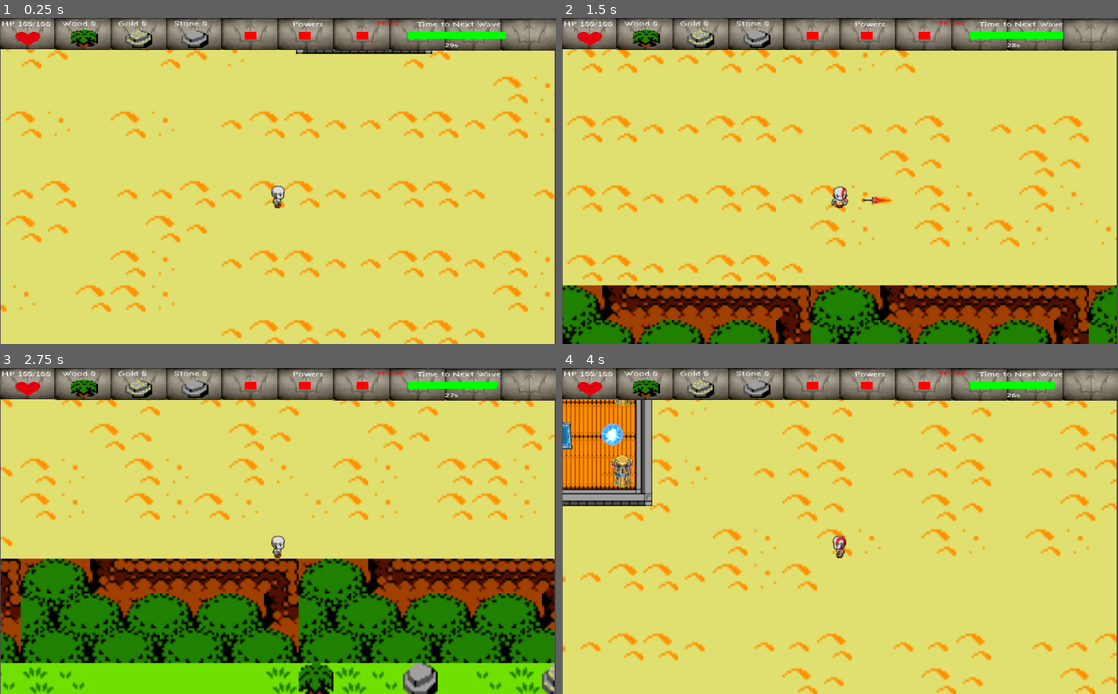
Above: before the commit, frames 1-4 (two rows, left to right).
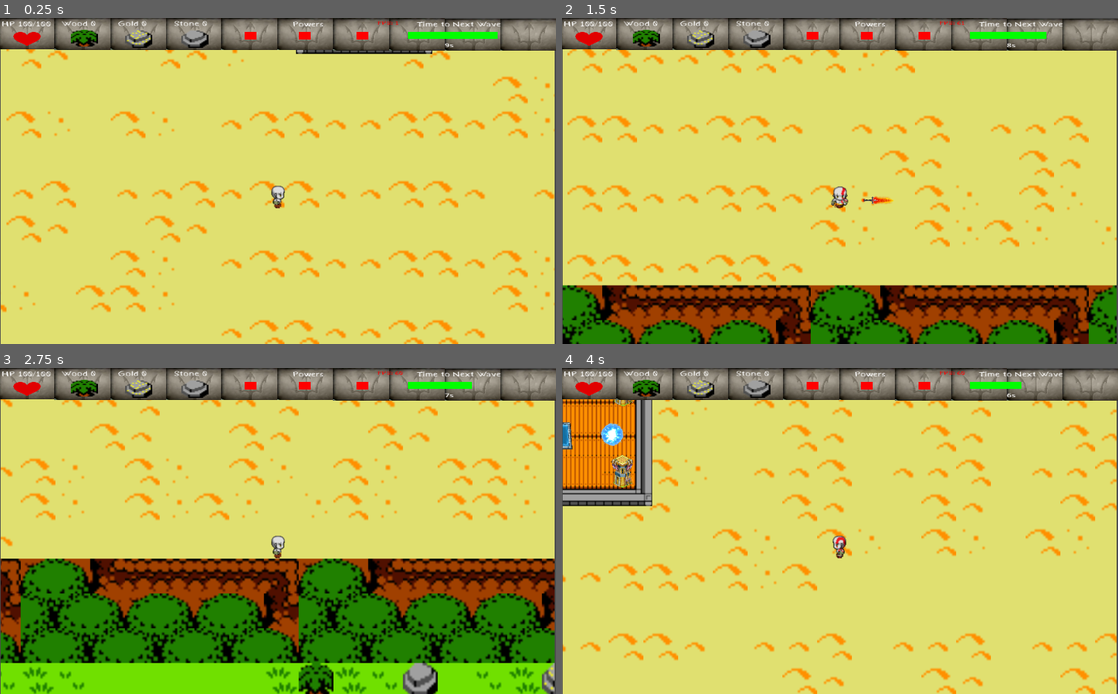
Above: after the commit, the same moments.

Repository: Christian2019/ProjetoAtenas
Game: Godot game, scene res://Scenes/MainScenes/Game_ViewPort.tscn
The game is run twice, just before and just after one commit, with the same random seed, the same clock (stepped at 60 frames per second) and the same inputs. Sound files missing from this copy of the repository are replaced by a short silence.
Inputs:
- Up to frame 1 (0.25 s): no input
- Up to frame 2 (1.5 s): tap Enter at 0.5 s; hold Right (Move_Right) 0.53-1.28 s; hold Q (Attack1) 0.53-1.28 s; hold Down (Move_Down) from 1.28 s (still down); tap W (Attack2) at 1.35 s
- Up to frame 3 (2.75 s): release Down (Move_Down) at 2.03 s; hold Right (Move_Right) from 2.03 s (still down); tap 1 (ChangeAttack1) at 2.1 s
- Up to frame 4 (4 s): release Right (Move_Right) at 2.78 s; hold Up (Move_Up) 2.78-3.53 s; tap R (Dash) at 2.85 s; hold Left (Move_Left) from 3.53 s (still down); tap E (Turret) at 3.6 s

The runs differ from the first frame. In frame 1, less than 0.1% of the frame differs, in the area x 0-91%, y 3-10%; in frame 2, 0.1%; in frame 3, 0.1%; in frame 4, 0.2%, in the area x 0-89%, y 3-10%.

Commit message:
hp bar e fatality

Diff:
--- a/Scenes/Game/HUD.tscn
+++ b/Scenes/Game/HUD.tscn
@@ -3,7 +3,7 @@
 [ext_resource type="Texture2D" uid="uid://ctfkvpvb3tfp6" path="res://Assets/Images/HUD/background.png" id="1_2qrhs"]
 [ext_resource type="Script" path="res://Scripts/HUD.gd" id="1_60mgy"]
 [ext_resource type="FontFile" uid="uid://duy38o6o71nij" path="res://Assets/Fonts/Kurland.otf" id="2_owy1r"]
-[ext_resource type="Texture2D" uid="uid://dngj5ixcj4v7" path="res://Assets/Images/HUD/hearth.png" id="3_ew26g"]
+[ext_resource type="Texture2D" uid="uid://cg4c8qydgkpag" path="res://Assets/Images/HUD/hearth2.png" id="3_07ur1"]
 [ext_resource type="Texture2D" uid="uid://ywre30ix5f7t" path="res://Assets/Images/Resources/wood.png" id="4_ujb4v"]
 [ext_resource type="Texture2D" uid="uid://dlwvyo6ejssc" path="res://Assets/Images/Resources/gold.png" id="5_dhfbp"]
 [ext_resource type="Texture2D" uid="uid://bav7b1tv76dwv" path="res://Assets/Images/Resources/stone.png" id="6_41dw3"]
@@ -72,6 +72,18 @@
 
 [node name="HP" type="Node2D" parent="Frontground"]
 position = Vector2(-40, -61)
+
+[node name="ColorRect" type="ColorRect" parent="Frontground/HP"]
+offset_left = 70.0
+offset_top = 99.0
+offset_right = 124.0
+offset_bottom = 149.0
+color = Color(0.882353, 0, 0.00392157, 1)
+
+[node name="Sprite2D" type="Sprite2D" parent="Frontground/HP"]
+position = Vector2(94.6389, 109.139)
+scale = Vector2(0.565866, 0.551601)
+texture = ExtResource("3_07ur1")
 
 [node name="Label" type="Label" parent="Frontground/HP"]
 offset_left = 46.0
@@ -81,11 +93,6 @@
 text = "HP 100/100"
 label_settings = SubResource("LabelSettings_22btt")
 
-[node name="Sprite2D" type="Sprite2D" parent="Frontground/HP"]
-position = Vector2(98, 126)
-scale = Vector2(0.0543479, 0.0543479)
-texture = ExtResource("3_ew26g")
-
 [node name="Wood" type="Node2D" parent="Frontground"]
 position = Vector2(110, -61)
 
--- /dev/null
+++ b/Scenes/MainScenes/Fatality.tscn
@@ -0,0 +1,20 @@
+[gd_scene load_steps=3 format=3 uid="uid://butuan5er7o5a"]
+
+[ext_resource type="Script" path="res://Scripts/Fatality.gd" id="1_ptcrv"]
+[ext_resource type="VideoStream" path="res://Assets/Videos/fatality.ogv" id="1_yhu8r"]
+
+[node name="Fatality" type="Node2D"]
+script = ExtResource("1_ptcrv")
+
+[node name="ColorRect" type="ColorRect" parent="."]
+offset_right = 1025.0
+offset_bottom = 604.0
+color = Color(0, 0, 0, 1)
+
+[node name="VideoStreamPlayer" type="VideoStreamPlayer" parent="."]
+offset_right = 1027.0
+offset_bottom = 602.0
+stream = ExtResource("1_yhu8r")
+volume_db = 9.7
+autoplay = true
+expand = true
--- /dev/null
+++ b/Scripts/Fatality.gd
@@ -0,0 +1,12 @@
+extends Node2D
+
+
+# Called when the node enters the scene tree for the first time.
+func _ready():
+	pass # Replace with function body.
+
+
+# Called every frame. 'delta' is the elapsed time since the previous frame.
+func _process(delta):
+	if (!$VideoStreamPlayer.is_playing()):
+		get_tree().change_scene_to_file("res://Scenes/MainScenes/Game_ViewPort.tscn")
--- a/Scripts/Global.gd
+++ b/Scripts/Global.gd
@@ -3,6 +3,7 @@
 var player
 var Game
 
+#Exemplo Global.timerCreator("destroy",max_duration,[i],self)
 func timerCreator(functionName,time,parameters,node):
 		var timer = Timer.new()
 		timer.connect("timeout",Callable(self, "timeOut").bind(timer,node,functionName,parameters))
--- a/Scripts/HUD.gd
+++ b/Scripts/HUD.gd
@@ -3,23 +3,26 @@
 var tick =0
 var waitTick=2
 
-var speed = 1
-var isMoving=true
-
-var playerInside=false
-var centerPointInside=false
-
+#Timer
 var maxBarSizeX
 var timerTick=0
 var timerTime=0
+
+#Hp bar
+var hpHearthYStartPosition
+var maxHpHearthStartSizeY
+
 
 
 func _ready():
 	maxBarSizeX=$Frontground/TimeLine/ColorRect.size.x
 
+	maxHpHearthStartSizeY=$Frontground/HP/ColorRect.size.y
+	hpHearthYStartPosition= $Frontground/HP/ColorRect.position.y
 
 func _process(_delta):
 	timerControllerBar()
+	hpBarController()
 
 	if (tick == waitTick):
 		updateTimeToNextWave()
@@ -28,6 +31,13 @@
 
 	if (tick < waitTick):
 		tick+=1
+
+func hpBarController():
+	$Frontground/HP/Label.text = str("HP ",Global.player.hp,"/",Global.player.maxHp )
+	var hpHearthPostionY = hpHearthYStartPosition+maxHpHearthStartSizeY-(maxHpHearthStartSizeY*Global.player.hp/Global.player.maxHp)
+	var hpHearthSizeY = maxHpHearthStartSizeY*Global.player.hp/Global.player.maxHp
+	$Frontground/HP/ColorRect.size.y=int(hpHearthSizeY)
+	$Frontground/HP/ColorRect.position.y= int(hpHearthPostionY)
 
 func updateResources():
 	$Frontground/Wood/Label.text =  str("Wood ",Global.player.wood)
--- a/Scripts/Minotaur.gd
+++ b/Scripts/Minotaur.gd
@@ -2,6 +2,11 @@
 
 var maxHp=30
 var hp = maxHp
+var damage = 10
+
+var nextHitDelayPlayer=false
+var nextHitDelayCenterPoint=false
+var nextHitDelay = 1
 
 var maxHpBarWidth
 var hpBarWidth = maxHpBarWidth
@@ -19,6 +24,11 @@
 	$AnimatedSprite2D.play("Walking")
 	maxHpBarWidth=$HPBar/Red.size.x
 
+func enableHit(nextHitDelayTarget):
+	if nextHitDelayTarget==0:
+		nextHitDelayPlayer=false
+	else:
+		nextHitDelayCenterPoint=false
 
 func _process(_delta):
 	super._process(_delta)
@@ -31,9 +41,27 @@
 		move()
 	if (playerInside or centerPointInside):
 		isMoving=false
-		if ($AnimatedSprite2D.animation!= "Attacking"):
-			$AnimatedSprite2D.animation= "Attacking"
+		attack()
+	else:
+		isMoving=true
+
 	hpBarController()
+
+func attack():
+	if ($AnimatedSprite2D.animation!= "Attacking"):
+		$AnimatedSprite2D.animation= "Attacking"
+
+	if (playerInside and !nextHitDelayPlayer):
+		nextHitDelayPlayer=true
+		Global.timerCreator("enableHit",nextHitDelay,[0],self)
+		Global.player.hp-=damage
+		if (Global.player.hp<0):
+			Global.player.hp=0
+
+	if (centerPointInside and !nextHitDelayCenterPoint):
+		nextHitDelayCenterPoint=true
+		Global.timerCreator("enableHit",nextHitDelay,[1],self)
+
 
 func hpBarController():
 	hpBarWidth=maxHpBarWidth*hp/maxHp
--- a/Scripts/WaveController.gd
+++ b/Scripts/WaveController.gd
@@ -1,6 +1,6 @@
 extends Node2D
 
-var startTimer = 30
+var startTimer = 10
 var timer = startTimer
 
 var battleTimer = startTimer/2
--- a/Scripts/player.gd
+++ b/Scripts/player.gd
@@ -1,6 +1,8 @@
 extends Node2D
 ##Stats
-var hp = 100
+var dead = false
+var maxHp=100
+var hp = maxHp
 var move_Speed = 10
 var attack_Speed = 1 ## precisa ser >0
 
@@ -55,6 +57,15 @@
 
 
 func _process(__delta):
+	if (dead):
+		return
+
+	if (hp==0):
+		dead=true
+		#Global.timerCreator("restartGame",5,[],self)
+		restartGame()
+		return
+
 	start()
 	animationController()
 	commandController()
@@ -62,6 +73,10 @@
 	debug()
 	mining()
 	#contruction()
+
+func restartGame():
+	get_tree().change_scene_to_file("res://Scenes/MainScenes/Fatality.tscn")
+
 func debug():
 	if Input.is_action_just_pressed("ChangeAttack1"):
 		actions[0]={"attack1_type" : actions[0].values()[0]+1}
Binary file added: Assets/Images/HUD/hearth2.png
Not shown, added: Assets/Images/HUD/hearth2.png.import
Not shown, added: Assets/Videos/fatality.ogv
